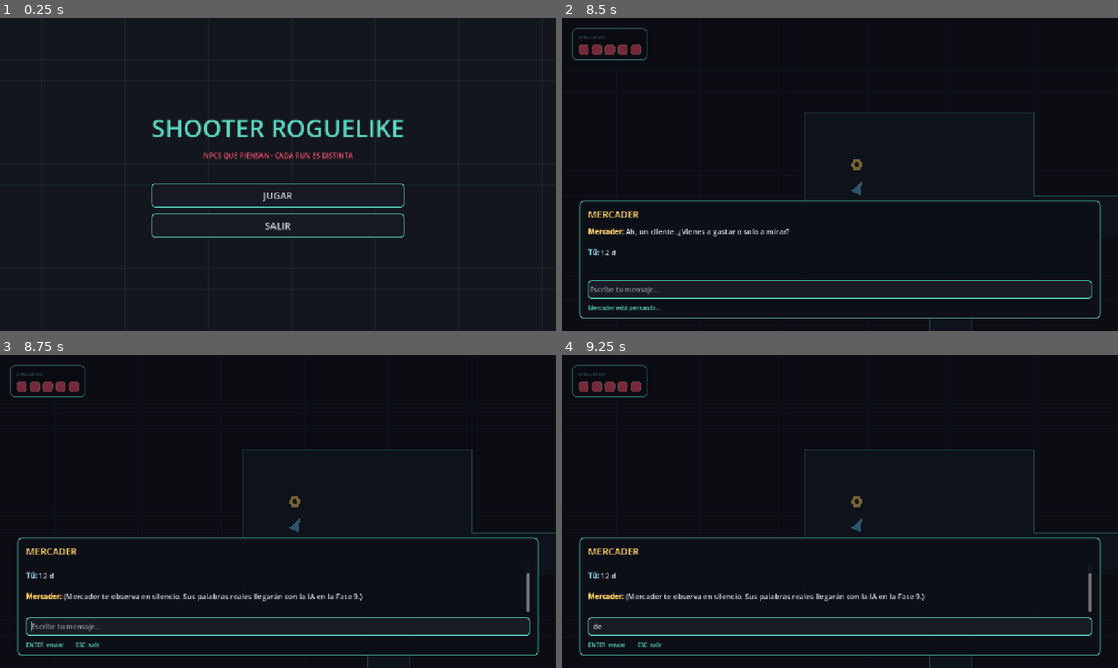
Above: before the commit, frames 1-4 (two rows, left to right).
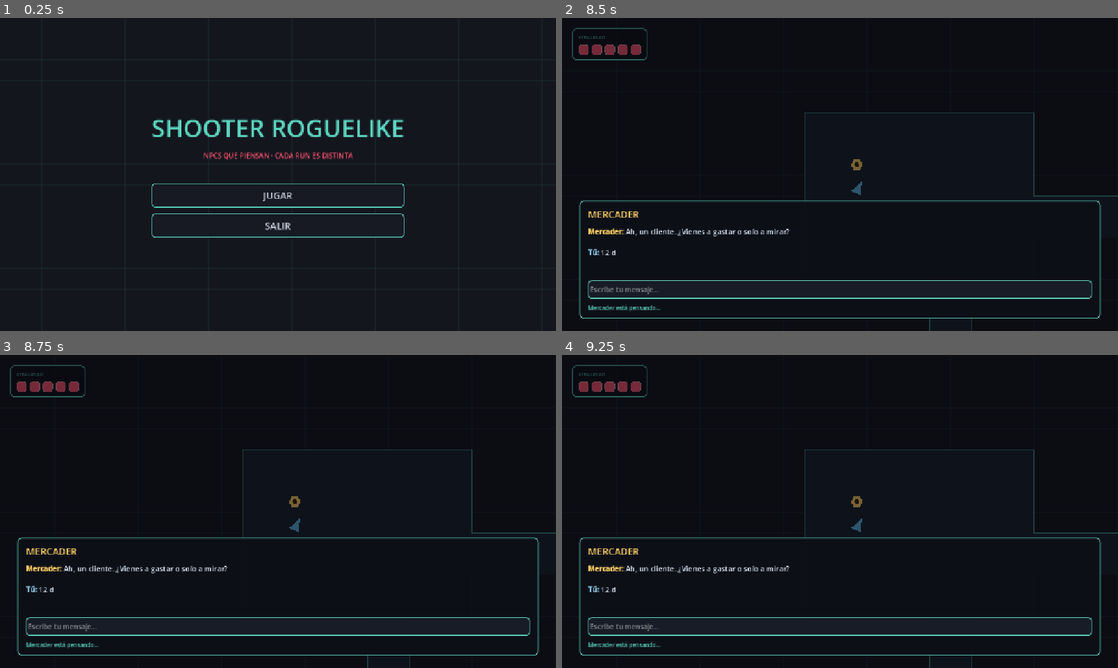
Above: after the commit, the same moments.

Repository: Im-diegollull/Shooter-Roguelike
Game: Godot game, scene res://scenes/ui/MainMenu.tscn
Two runs of this game, one before a commit and one after it. Both use one fixed random seed, a clock stepped at 60 frames per second and the inputs below.
Inputs (mouse positions are in pixels of both pictures, inside the frame that each line leads up to):
- Up to frame 1 (0.25 s): no input
- Up to frame 2 (8.5 s): click "JUGAR" at 0.5 s; tap Enter at 1.25, 8 s; move the mouse to (962, 158) at 1.27 s; hold D (move_right) 1.28-2.03 s; hold E (interact) 1.28-2.03 s; move the mouse to (728, 190) at 2.02 s; hold S (move_down) 2.03-2.78 s; click (728, 190) at 2.1 s; move the mouse to (895, 105) at 2.77 s; hold D (move_right) 2.78-3.53 s; tap R at 2.85, 5.1, 8.1 s; move the mouse to (812, 237) at 3.52 s; hold W (move_up) 3.53-4.28 s; tap E (interact) at 3.6 s; move the mouse to (1006, 221) at 4.27 s; press the mouse at (1006, 221) at 4.28 s; hold A (move_left) 4.28-5.78 s; move the mouse to (673, 127) at 5.02 s; release the mouse at (673, 127) at 5.03 s; move the mouse to (867, 174) at 5.77 s; hold S (move_down) 5.78-6.5 s; hold E (interact) 5.78-6.5 s; click (840, 290) at 6.52 s; type "12" at 6.6 s; tap Space at 7.25 s; move the mouse to (756, 96) at 7.27 s; hold D (move_right) 7.28-8.03 s; click (756, 96) at 7.35 s; move the mouse to (962, 158) at 8.02 s; hold W (move_up) from 8.03 s (still down)
- Up to frame 3 (8.75 s): keep holding W (move_up)
- Up to frame 4 (9.25 s): move the mouse to (728, 527) at 8.77 s; release W (move_up) at 8.78 s; hold D (move_right) from 8.78 s (still down); tap E (interact) at 8.85 s

Frames 1-2 are identical in both runs. In frame 3, 1.5% of the frame differs, in the area x 4-96%, y 67-94%; in frame 4, 1.5%.

Commit message:
feat: el NPC conversa con la Claude API real (historial + contexto de la run)

Diff:
--- a/scenes/npcs/NPC.gd
+++ b/scenes/npcs/NPC.gd
@@ -19,6 +19,8 @@
 
 var _player_in_range: bool = false
 var _dialog: DialogBox = null
+## Historial de la conversación actual (turnos user/assistant) para dar continuidad.
+var _history: Array = []
 
 func _ready() -> void:
 	add_to_group("npc")
@@ -46,6 +48,7 @@
 # --- Diálogo ---
 
 func _open_dialog() -> void:
+	_history.clear()
 	_dialog = DIALOG_BOX_SCENE.instantiate()
 	get_tree().current_scene.add_child(_dialog)
 	_dialog.closed.connect(_on_dialog_closed)
@@ -67,12 +70,42 @@
 	if _dialog != null:
 		_dialog.add_npc_line(response)
 
-## Fase 8: placeholder. Fase 9 reemplaza el cuerpo por:
-##   ClaudeClient.ask(build_system_prompt(), message)  + await de la señal.
-func _generate_response(_message: String) -> String:
-	# Timer con process_always para que corra aunque el árbol esté en pausa.
-	await get_tree().create_timer(0.6).timeout
-	return "(%s te observa en silencio. Sus palabras reales llegarán con la IA en la Fase 9.)" % npc_name
+## Envía el mensaje a Claude con el historial de la conversación y espera la
+## respuesta. Devuelve un texto de fallback legible si la API falla.
+func _generate_response(message: String) -> String:
+	_history.append({"role": "user", "content": message})
+	ClaudeClient.send(build_system_prompt(), _history)
+
+	var result: Array = await _next_claude_result()
+	var ok: bool = result[0]
+	var text: String = result[1]
+
+	if ok:
+		_history.append({"role": "assistant", "content": text})
+		return text
+	# En error no se guarda nada en el historial; se avisa en personaje.
+	return "(%s enmudece un momento… algo falló: %s)" % [npc_name, text]
+
+## Espera la primera de las dos señales de ClaudeClient. Devuelve [ok: bool, texto].
+func _next_claude_result() -> Array:
+	var state := {"value": []}
+	var on_ok := func(t: String) -> void:
+		if state.value.is_empty():
+			state.value = [true, t]
+	var on_err := func(reason: String) -> void:
+		if state.value.is_empty():
+			state.value = [false, reason]
+	ClaudeClient.response_received.connect(on_ok, CONNECT_ONE_SHOT)
+	ClaudeClient.request_failed.connect(on_err, CONNECT_ONE_SHOT)
+	# process_frame se emite aunque el árbol esté en pausa.
+	while state.value.is_empty():
+		await get_tree().process_frame
+	# Limpia la señal que no se disparó (la que sí, ya se desconectó por ONE_SHOT).
+	if ClaudeClient.response_received.is_connected(on_ok):
+		ClaudeClient.response_received.disconnect(on_ok)
+	if ClaudeClient.request_failed.is_connected(on_err):
+		ClaudeClient.request_failed.disconnect(on_err)
+	return state.value
 
 ## Prompt de sistema listo para la Fase 9 (ya inyecta el contexto de RunMemory).
 func build_system_prompt() -> String:
